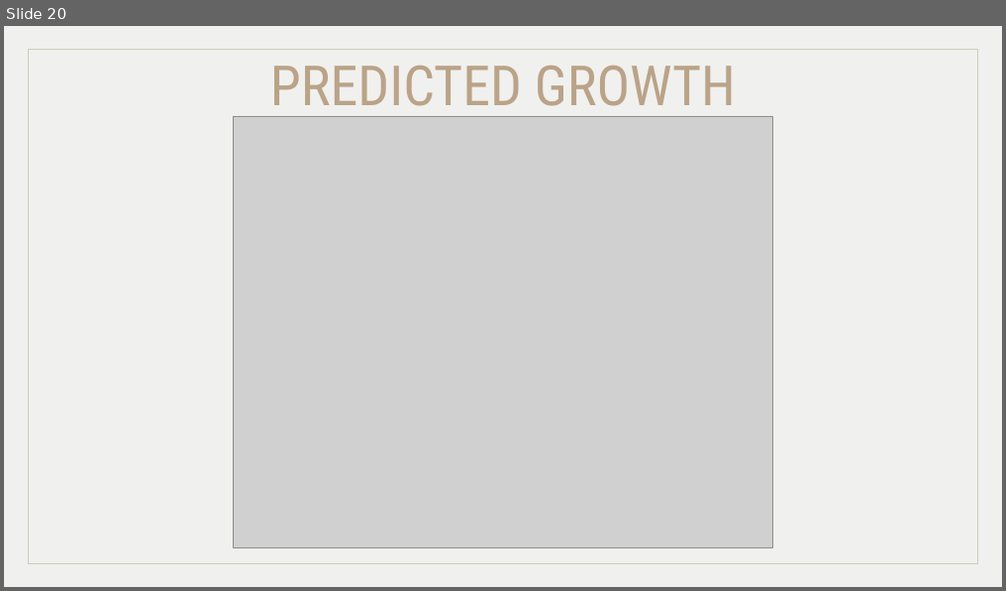
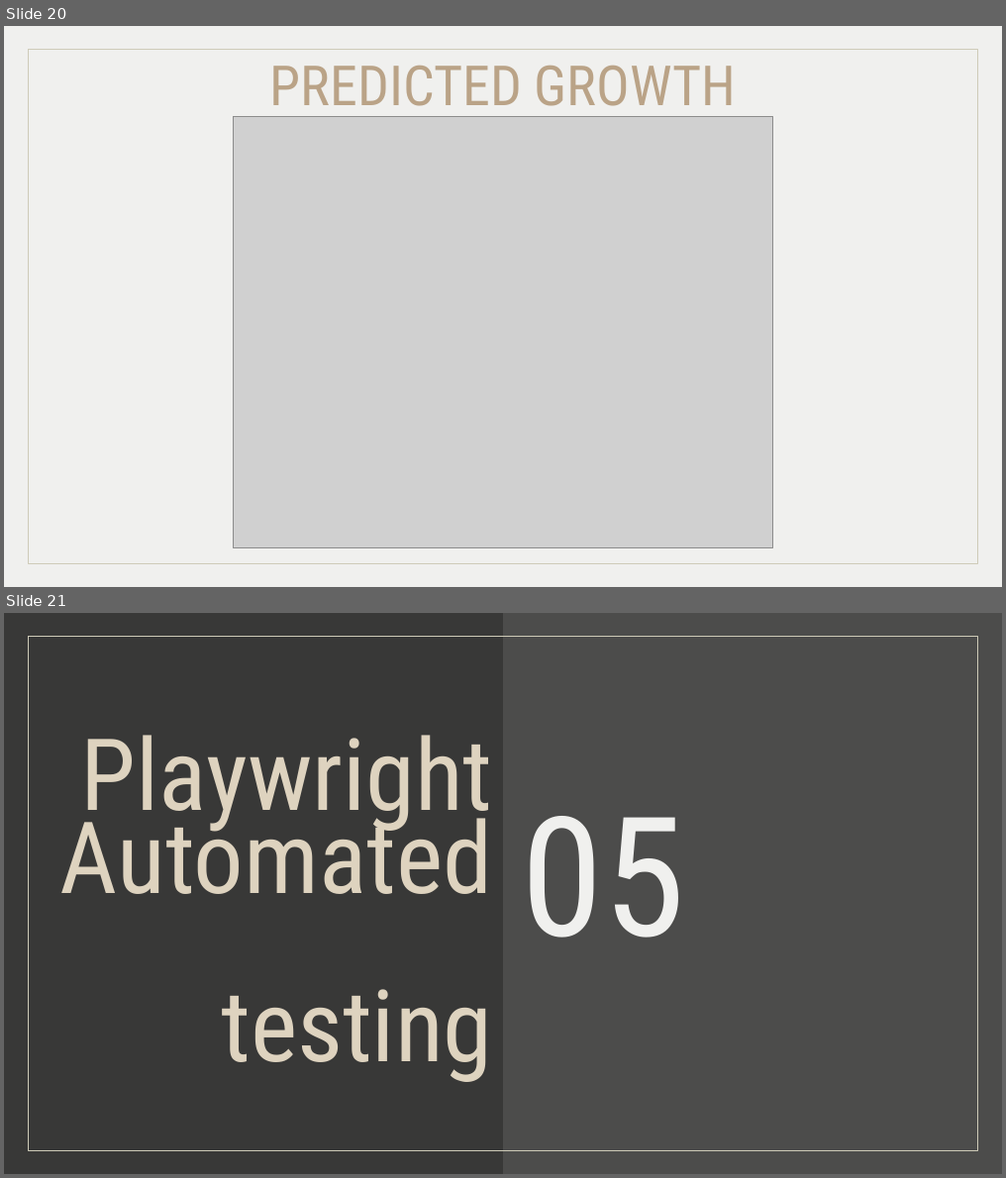
Before and after one commit to MiraPhilip12/Graduation_Project_ESLSCA, a slide deck: Milestone 5/Milestone5_Testing&Evaluation.pptx. Shown one above the other, each under a label of ours: slide 20 before the commit, slides 20 and 21 after it. The pictures are 1006x591 and 1006x1178 pixels, drawn with LibreOffice and Linux fonts; fonts in the diff are those of the drawing; grey boxes stand for pictures. Boxes give left, top, right and bottom in pixels: in the first picture for what was removed or moved away, otherwise in the second. Text is boxed around its words. In the diff, an @@ line names an element or a change of style, - is before the commit and + after.

```diff
--- a/Milestone 5/Milestone5_Testing&Evaluation.pptx
+++ b/Milestone 5/Milestone5_Testing&Evaluation.pptx
@@ slide 21 added at <box>4,613,1002,1174</box>, background #4C4C4B; not listed: 1 template element that a slide beside it also shows @@
@@ rectangle added at <box>4,613,503,1174</box>, fill #383837 @@
@@ title added at <box>60,735,493,1082</box>, 72 pt, text #DED3BF @@
+Playwright
+Automated
+testing
@@ title added at <box>521,816,685,938</box>, 120 pt, text #F0F0EE @@
+05
```
Also in this commit, not shown: 2 other slides added.
